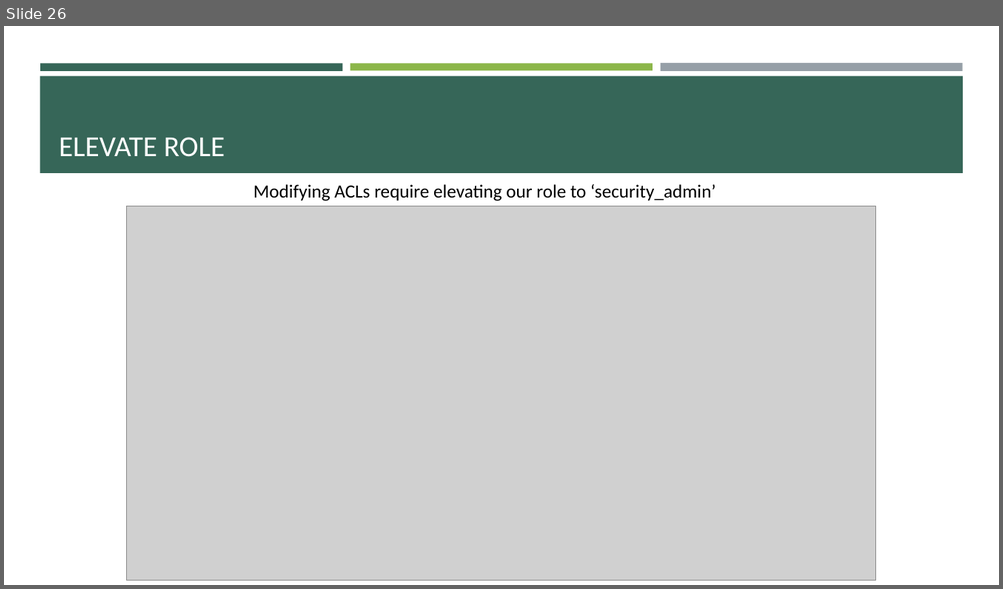
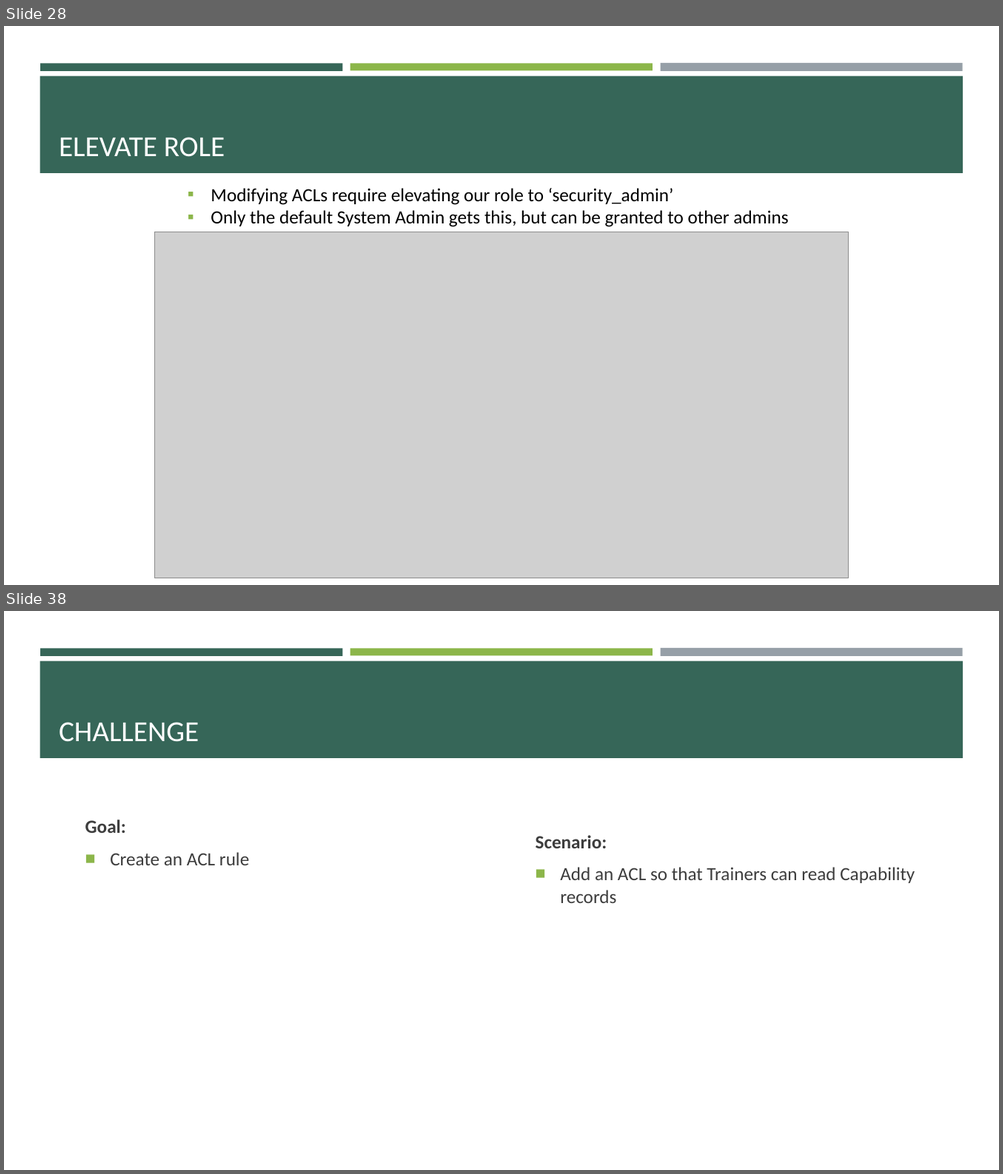
Before and after one commit to e-m-wilson/SNOW, a slide deck: Week_4/Database_Management_&_Platform_Security.pptx. Shown one above the other, each under a label of ours: slide 26 before the commit, slides 28 and 38 after it; the slides between them are not shown. The pictures are 1003x589 and 1003x1174 pixels, drawn with LibreOffice and Linux fonts; fonts in the diff are those of the drawing; grey boxes stand for pictures. Boxes give left, top, right and bottom in pixels: in the first picture for what was removed or moved away, otherwise in the second. Text is boxed around its words. In the diff, an @@ line names an element or a change of style, - is before the commit and + after.

```diff
--- a/Week_4/Database_Management_&_Platform_Security.pptx
+++ b/Week_4/Database_Management_&_Platform_Security.pptx
@@ slide 38 added at (4,611,999,1170), background #FFFFFF; not listed: 4 template elements that a slide beside it also shows @@
@@ title added at (59,722,199,742), 28 pt, text #FFFFFF @@
+CHALLENGE
@@ text added at (85,820,249,866), 18 pt, text #3D3D3D @@
+Goal:
+■ Create an ACL rule
@@ text added at (535,835,914,903), 18 pt, text #3D3D3D @@
+Scenario:
+■ Add an ACL so that Trainers can read Capability records
@@ what was slide 26 is now slide 28 @@
@@ slide 28 changed as well @@
@@ text "Modifying ACLs require elevating our ...": place and size @@
-text "Modifying ACLs require elevating our ..." at (253,184,716,201)
+text "Modifying ACLs require elevating our ..." at (210,188,788,227)
@@ text at (210,188,674,205): bullet none to ▪ @@
@@ text at (210,210,788,227): paragraph added @@
+▪ Only the default System Admin gets this, but can be granted to other admins
@@ picture: place and size @@
-picture at (127,207,876,581)
+picture at (155,232,848,578)
```
Also in this commit, not shown: 3 other slides changed, 13 other slides added, 4 other files.
